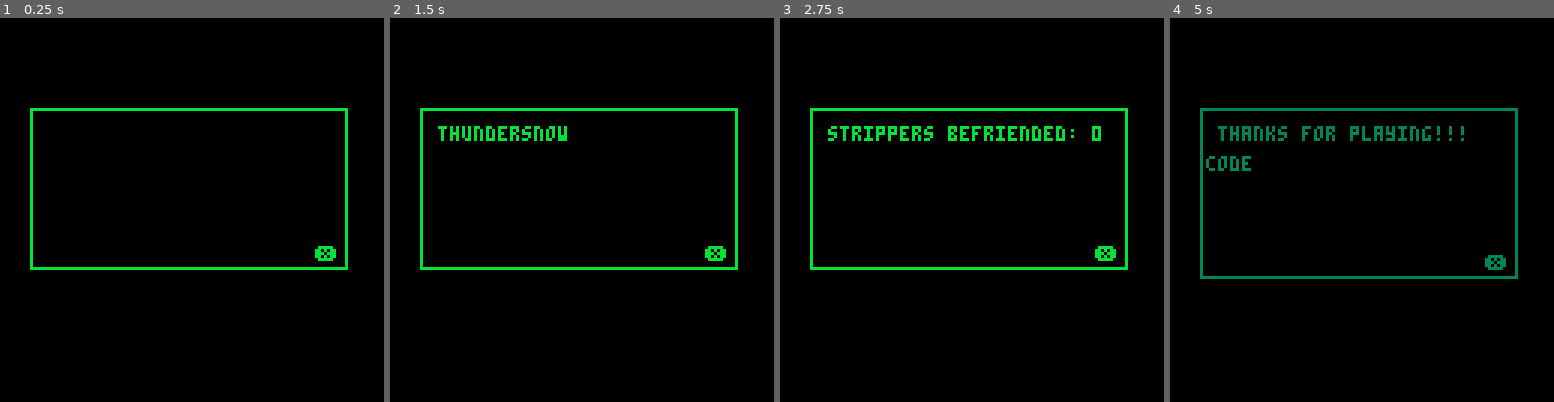
Above: before the commit, frames 1-4 (left to right).
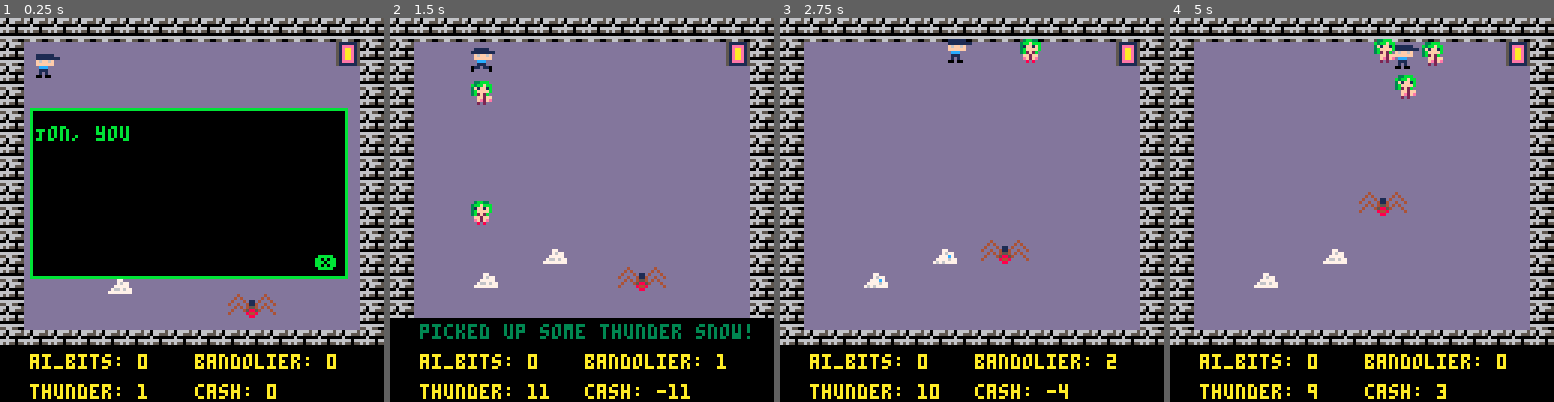
Above: after the commit, the same moments.

Repository: dfirebaugh/j46k
Game: PICO-8 cartridge j46k.p8
The game is run twice, just before and just after one commit, with the same random seed, the same clock (stepped at 60 frames per second) and the same inputs.
Inputs:
- Up to frame 1 (0.25 s): no input
- Up to frame 2 (1.5 s): tap X (X key) at 0.33, 1.07 s; tap O (Z key) at 0.7 s
- Up to frame 3 (2.75 s): hold Right 1.6-2.1 s; tap O (Z key) at 1.7, 2.1, 2.5 s; tap X (X key) at 1.85 s; hold Up 2.15-2.42 s; hold Right from 2.47 s (still down)
- Up to frame 4 (5 s): tap O (Z key) every 0.4 s from 2.9 to 4.9 s; tap X (X key) at 2.97, 4.08 s; release Right at 3.03 s; hold Left 3.08-3.58 s; hold Down 3.63-3.97 s; hold Right 4.02-4.68 s; hold Up from 4.73 s (still down)

The runs differ from the first frame. In frame 1, 46% of the frame differs, in the area x 0-100%, y 0-100%; in frame 2, 77%; in frame 3, 81%; in frame 4, 81%.

Commit message:
setting initial game_state back to setup initial level

Diff:
--- a/j46k.p8
+++ b/j46k.p8
@@ -92,7 +92,7 @@
 --[[const]] game_over_state = 9
 
 -- game state:
-game_state = setup_game_over
+game_state = setup_intro_level
 
 music(0)
 cam_x = 0
